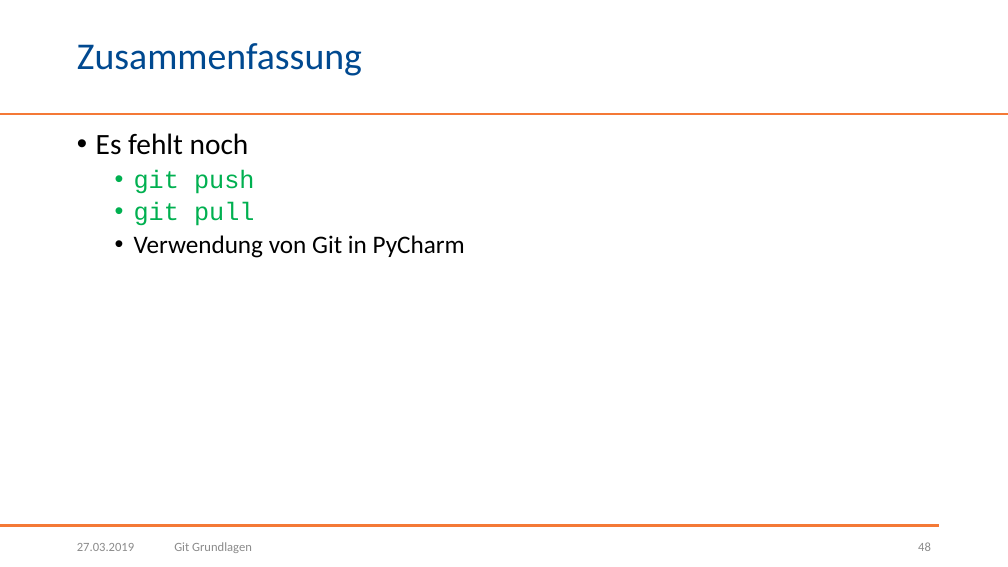
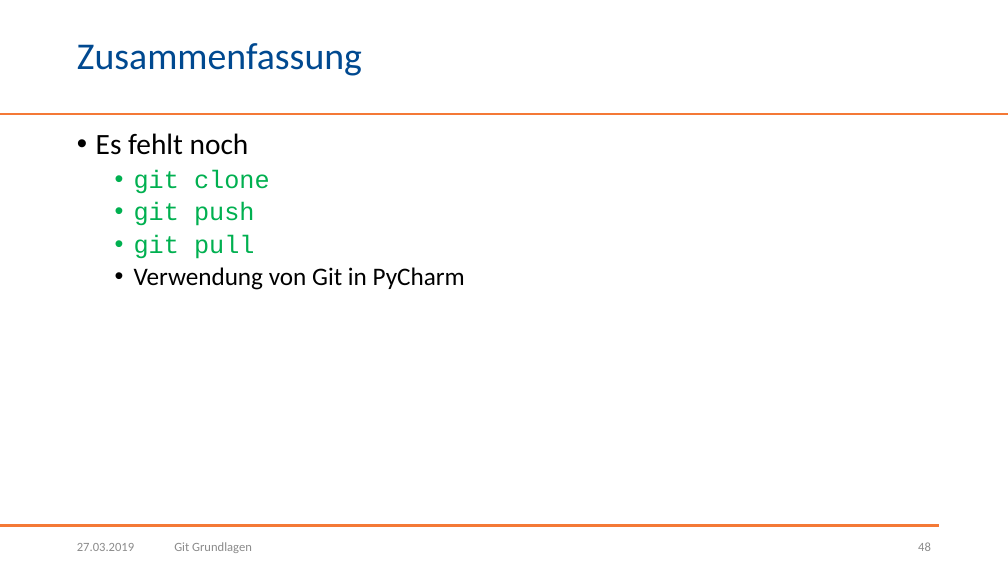
Before and after one commit to BogyMitutoyoCTL/Tetris-Preparation, a slide deck: slide 48 of Präsentationen/Git Grundlagen.pptx. Drawn at 1008x567 pixels with LibreOffice and Linux fonts; fonts in the diff are those of the drawing; background and template pictures are left out. Boxes give left, top, right and bottom in pixels: in the first picture for what was removed or moved away, otherwise in the second. Text is boxed around its words. In the diff, an @@ line names an element or a change of style, - is before the commit and + after.

```diff
--- a/Präsentationen/Git Grundlagen.pptx
+++ b/Präsentationen/Git Grundlagen.pptx
@@ text at box(134, 169, 270, 194): paragraph added @@
+  • git clone
```
Also in this commit, not shown: 5 other slides changed.
